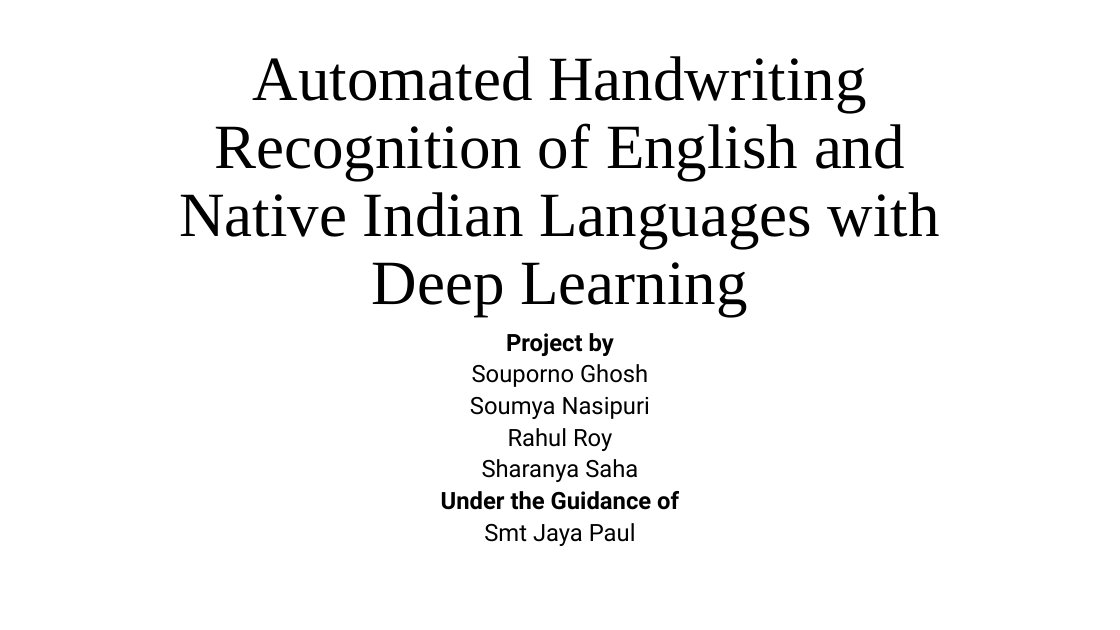
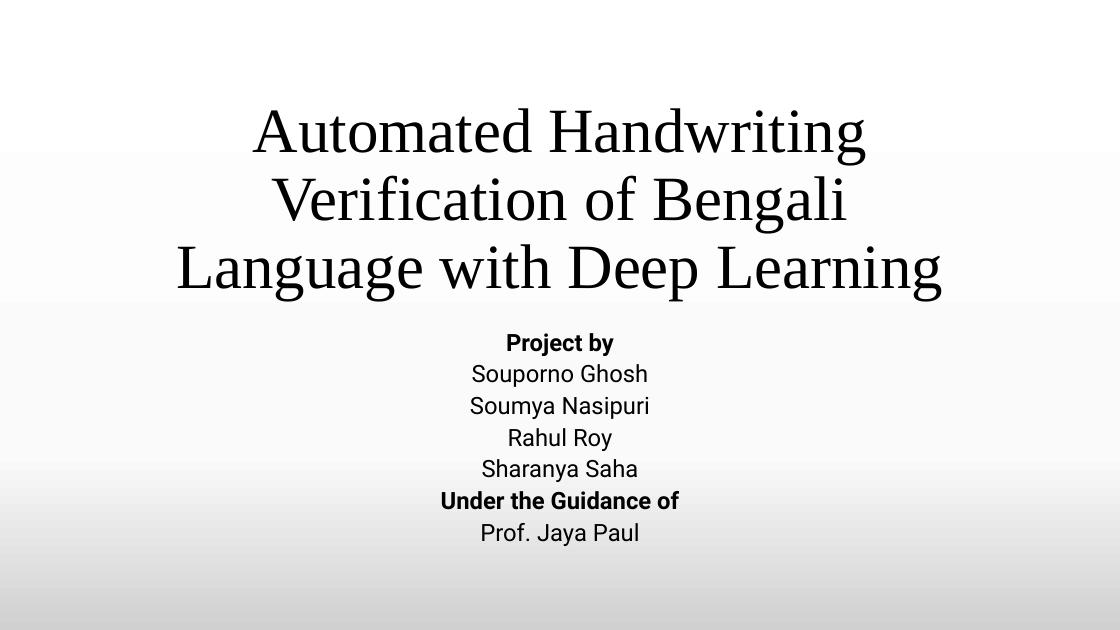
Before and after one commit to TheAnonymousMan/local-language-recognition-gcelt-class-2021, a slide deck: slide 1 of Documentation/4th Year Project Presentation.pptx. Drawn at 1120x630 pixels with LibreOffice and Linux fonts; fonts in the diff are those of the drawing. Boxes give left, top, right and bottom in pixels: in the first picture for what was removed or moved away, otherwise in the second. Text is boxed around its words. In the diff, an @@ line names an element or a change of style, - is before the commit and + after.

```diff
--- a/Documentation/4th Year Project Presentation.pptx
+++ b/Documentation/4th Year Project Presentation.pptx
@@ background #FFFFFF to gradient #FFFFFF to #FBFBFB to #D1D1D1 @@
@@ title at <box>176,108,943,300</box>: text changed @@
-Automated Handwriting Recognition of English and Native Indian Languages with Deep Learning
+Automated Handwriting Verification of Bengali Language with Deep Learning
@@ subtitle at <box>480,523,640,546</box>: text changed @@
-Smt Jaya Paul
+Prof. Jaya Paul
```
Also in this commit, not shown: 12 other slides changed, 3 slides added, 2 slides removed, 4 other files.
